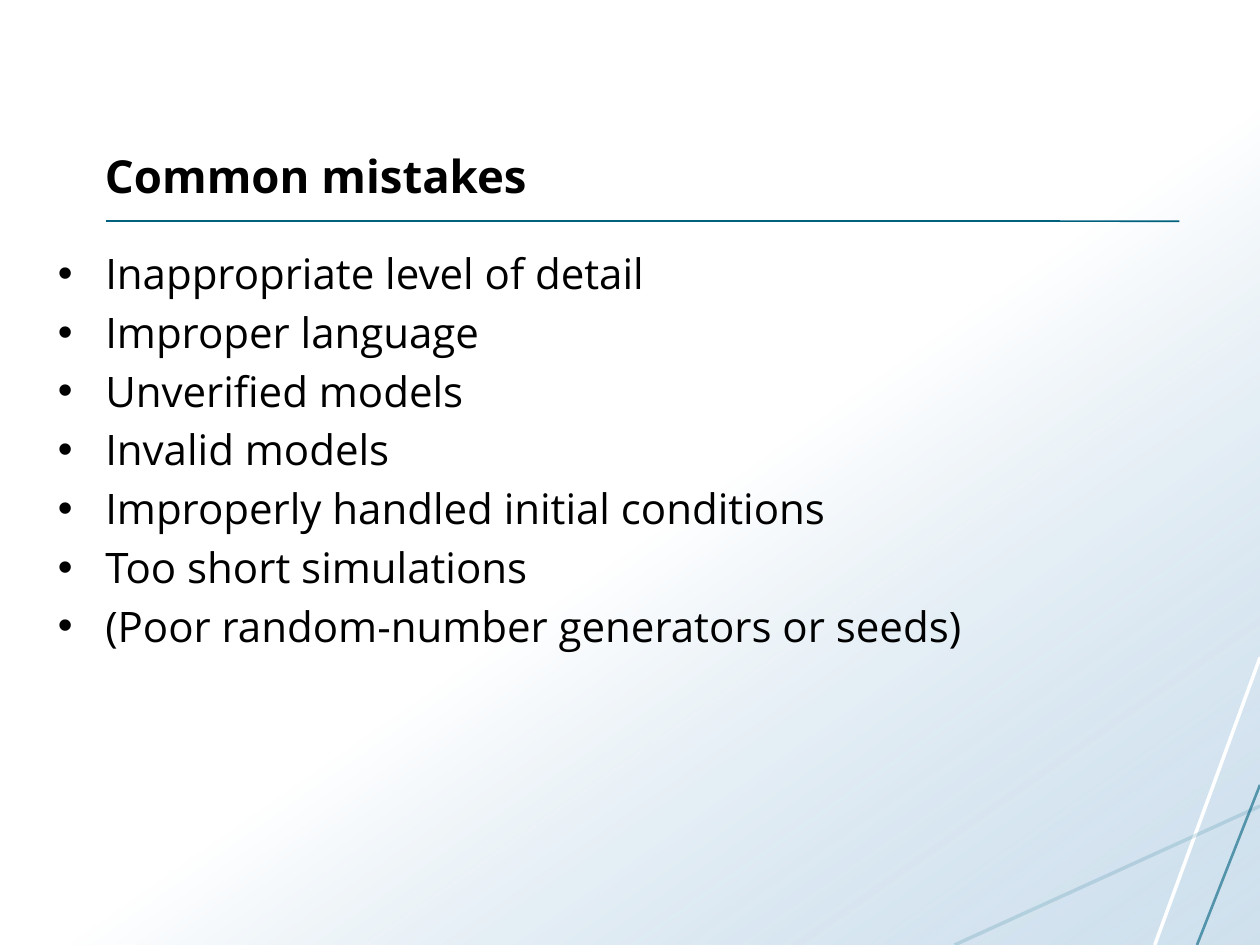
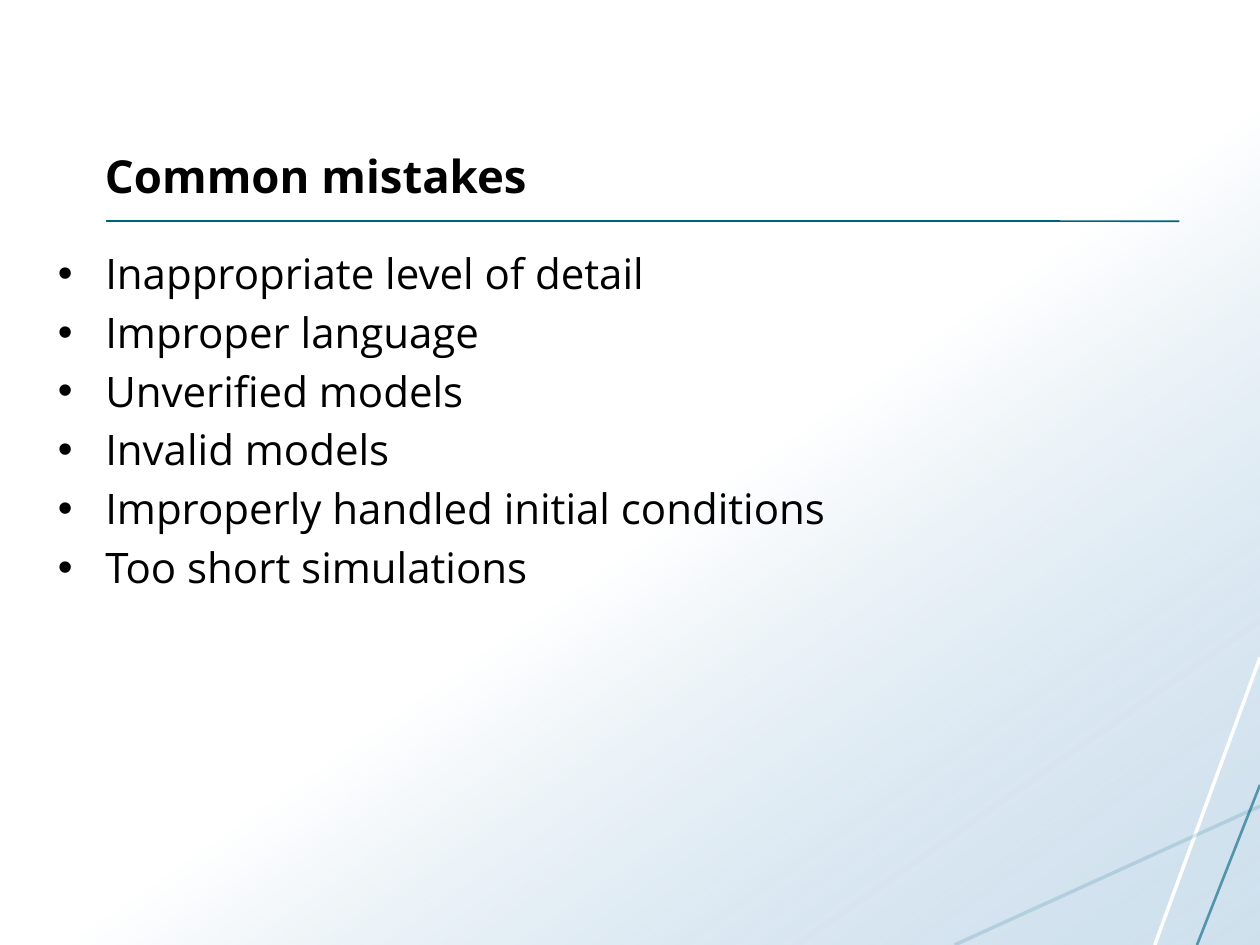
Before and after one commit to uit-inf-2202-f18/uit-inf-2202-f18.github.io, a slide deck: slide 34 of lectures/05-performance-evaluation.pptx. Drawn at 1260x945 pixels with LibreOffice and Linux fonts; fonts in the diff are those of the drawing. Boxes give left, top, right and bottom in pixels: in the first picture for what was removed or moved away, otherwise in the second. Text is boxed around its words. In the diff, an @@ line names an element or a change of style, - is before the commit and + after.

Commit message:
Add slides

```diff
--- a/lectures/05-performance-evaluation.pptx
+++ b/lectures/05-performance-evaluation.pptx
@@ text at <box>105,610,961,652</box>: paragraph removed @@
-• (Poor random-number generators or seeds)
```
Also in this commit, not shown: 5 other slides changed, 2 other files.
